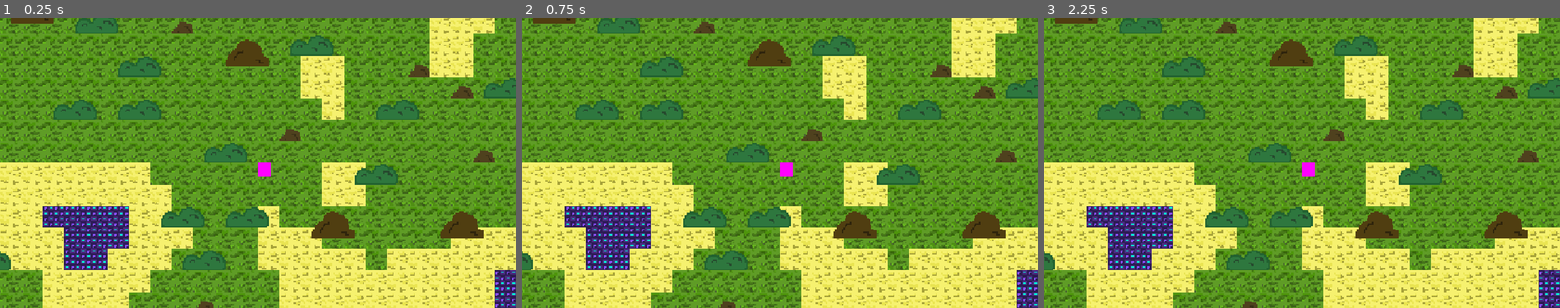
Above: before the commit, frames 1-3 (left to right).
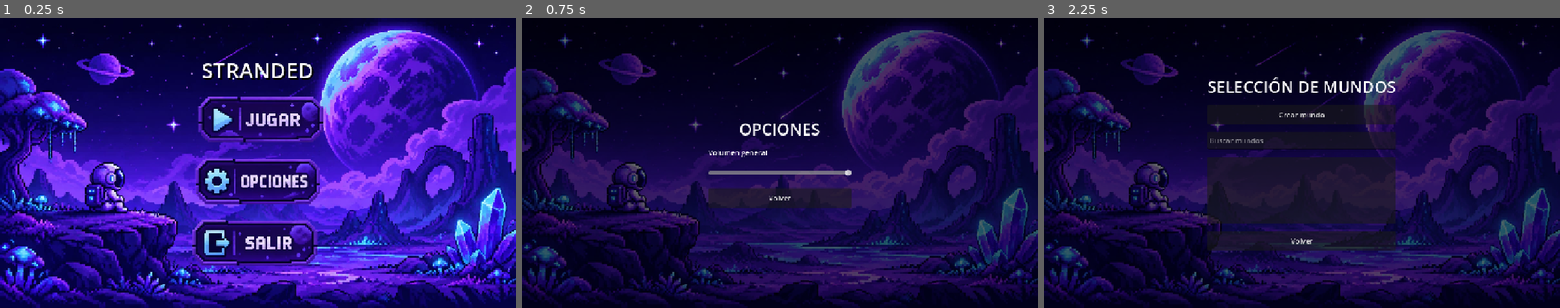
Above: after the commit, the same moments.

Repository: sophsana/Videojuego
Game: Godot game, scene res://escenas/interfaz/menu_principal.tscn
The game is run twice, just before and just after one commit, with the same random seed, the same clock (stepped at 60 frames per second) and the same inputs. Before the commit the project starts from res://escenas/mundo.tscn.
Inputs (mouse positions are in pixels of both pictures, inside the frame that each line leads up to):
- Up to frame 1 (0.25 s): no input
- Up to frame 2 (0.75 s): click (780, 180) at 0.52 s
- Up to frame 3 (2.25 s): click (1302, 197) at 1.25 s, where only the run after the commit has a clickable "Volver"; click (1302, 119) at 2.02 s

The runs differ from the first frame. In frame 1, 100% of the frame differs, in the area x 0-100%, y 0-100%; in frame 2, 100%; in frame 3, 100%.

Commit message:
feat(ui): implement Stranded main menu and navigation

Diff:
--- /dev/null
+++ b/escenas/interfaz/menu_principal.tscn
@@ -0,0 +1,114 @@
+[gd_scene load_steps=13 format=3 uid="uid://bvqk1yl6nlcak"]
+
+[ext_resource type="Script" path="res://script/interfaz/menu_principal.gd" id="1_script"]
+[ext_resource type="Texture2D" path="res://recursos_interfaz/fondos/fondo_interfaz_inicio.jpeg" id="2_fondo"]
+[ext_resource type="Texture2D" path="res://recursos_interfaz/botones/botones_group.png" id="3_botones"]
+
+[sub_resource type="AtlasTexture" id="JugarNormal"]
+atlas = ExtResource("3_botones")
+region = Rect2(0, 109, 360, 137)
+
+[sub_resource type="AtlasTexture" id="JugarHover"]
+atlas = ExtResource("3_botones")
+region = Rect2(0, 299, 360, 137)
+
+[sub_resource type="AtlasTexture" id="JugarPressed"]
+atlas = ExtResource("3_botones")
+region = Rect2(0, 489, 360, 137)
+
+[sub_resource type="AtlasTexture" id="OpcionesNormal"]
+atlas = ExtResource("3_botones")
+region = Rect2(360, 109, 360, 137)
+
+[sub_resource type="AtlasTexture" id="OpcionesHover"]
+atlas = ExtResource("3_botones")
+region = Rect2(360, 299, 360, 137)
+
+[sub_resource type="AtlasTexture" id="OpcionesPressed"]
+atlas = ExtResource("3_botones")
+region = Rect2(360, 489, 360, 137)
+
+[sub_resource type="AtlasTexture" id="SalirNormal"]
+atlas = ExtResource("3_botones")
+region = Rect2(720, 109, 360, 137)
+
+[sub_resource type="AtlasTexture" id="SalirHover"]
+atlas = ExtResource("3_botones")
+region = Rect2(720, 299, 360, 137)
+
+[sub_resource type="AtlasTexture" id="SalirPressed"]
+atlas = ExtResource("3_botones")
+region = Rect2(720, 489, 360, 137)
+
+[node name="MenuPrincipal" type="Control" unique_id=1984889271]
+layout_mode = 3
+anchors_preset = 15
+anchor_right = 1.0
+anchor_bottom = 1.0
+grow_horizontal = 2
+grow_vertical = 2
+texture_filter = 1
+script = ExtResource("1_script")
+
+[node name="Fondo" type="TextureRect" parent="." unique_id=391538371]
+layout_mode = 1
+anchors_preset = 15
+anchor_right = 1.0
+anchor_bottom = 1.0
+grow_horizontal = 2
+grow_vertical = 2
+mouse_filter = 2
+texture = ExtResource("2_fondo")
+expand_mode = 1
+stretch_mode = 6
+
+[node name="Centro" type="CenterContainer" parent="." unique_id=950815639]
+layout_mode = 1
+anchors_preset = 15
+anchor_right = 1.0
+anchor_bottom = 1.0
+grow_horizontal = 2
+grow_vertical = 2
+
+[node name="Contenido" type="VBoxContainer" parent="Centro" unique_id=707235843]
+layout_mode = 2
+theme_override_constants/separation = 16
+
+[node name="Titulo" type="Label" parent="Centro/Contenido" unique_id=443391093]
+custom_minimum_size = Vector2(320, 56)
+layout_mode = 2
+focus_mode = 2
+theme_override_font_sizes/font_size = 48
+theme_override_colors/font_shadow_color = Color(0, 0, 0, 1)
+theme_override_constants/shadow_offset_x = 3
+theme_override_constants/shadow_offset_y = 3
+text = "STRANDED"
+horizontal_alignment = 1
+vertical_alignment = 1
+
+[node name="Jugar" type="TextureButton" parent="Centro/Contenido" unique_id=68068351]
+custom_minimum_size = Vector2(320, 122)
+layout_mode = 2
+texture_normal = SubResource("JugarNormal")
+texture_pressed = SubResource("JugarPressed")
+texture_hover = SubResource("JugarHover")
+ignore_texture_size = true
+stretch_mode = 5
+
+[node name="Opciones" type="TextureButton" parent="Centro/Contenido" unique_id=1313383452]
+custom_minimum_size = Vector2(320, 122)
+layout_mode = 2
+texture_normal = SubResource("OpcionesNormal")
+texture_pressed = SubResource("OpcionesPressed")
+texture_hover = SubResource("OpcionesHover")
+ignore_texture_size = true
+stretch_mode = 5
+
+[node name="Salir" type="TextureButton" parent="Centro/Contenido" unique_id=1769307869]
+custom_minimum_size = Vector2(320, 122)
+layout_mode = 2
+texture_normal = SubResource("SalirNormal")
+texture_pressed = SubResource("SalirPressed")
+texture_hover = SubResource("SalirHover")
+ignore_texture_size = true
+stretch_mode = 5
--- /dev/null
+++ b/escenas/interfaz/opciones.tscn
@@ -0,0 +1,62 @@
+[gd_scene load_steps=3 format=3]
+
+[ext_resource type="Script" path="res://script/interfaz/opciones.gd" id="1_script"]
+[ext_resource type="Texture2D" path="res://recursos_interfaz/fondos/fondo_interfaz_inicio.jpeg" id="2_fondo"]
+
+[node name="Opciones" type="Control"]
+layout_mode = 3
+anchors_preset = 15
+anchor_right = 1.0
+anchor_bottom = 1.0
+grow_horizontal = 2
+grow_vertical = 2
+texture_filter = 1
+script = ExtResource("1_script")
+
+[node name="Fondo" type="TextureRect" parent="."]
+layout_mode = 1
+anchors_preset = 15
+anchor_right = 1.0
+anchor_bottom = 1.0
+grow_horizontal = 2
+grow_vertical = 2
+mouse_filter = 2
+texture = ExtResource("2_fondo")
+expand_mode = 1
+stretch_mode = 6
+modulate = Color(0.4, 0.4, 0.4, 1)
+
+[node name="Centro" type="CenterContainer" parent="."]
+layout_mode = 1
+anchors_preset = 15
+anchor_right = 1.0
+anchor_bottom = 1.0
+grow_horizontal = 2
+grow_vertical = 2
+
+[node name="Contenido" type="VBoxContainer" parent="Centro"]
+custom_minimum_size = Vector2(320, 0)
+layout_mode = 2
+theme_override_constants/separation = 16
+
+[node name="Titulo" type="Label" parent="Centro/Contenido"]
+layout_mode = 2
+theme_override_font_sizes/font_size = 36
+text = "OPCIONES"
+horizontal_alignment = 1
+
+[node name="EtiquetaVolumen" type="Label" parent="Centro/Contenido"]
+layout_mode = 2
+text = "Volumen general"
+
+[node name="Volumen" type="HSlider" parent="Centro/Contenido"]
+custom_minimum_size = Vector2(0, 36)
+layout_mode = 2
+max_value = 1.0
+step = 0.01
+value = 1.0
+
+[node name="Volver" type="Button" parent="Centro/Contenido"]
+custom_minimum_size = Vector2(0, 44)
+layout_mode = 2
+text = "Volver"
--- /dev/null
+++ b/escenas/interfaz/seleccion_mundos.tscn
@@ -0,0 +1,66 @@
+[gd_scene load_steps=3 format=3]
+
+[ext_resource type="Script" path="res://script/interfaz/seleccion_mundos.gd" id="1_script"]
+[ext_resource type="Texture2D" path="res://recursos_interfaz/fondos/fondo_interfaz_inicio.jpeg" id="2_fondo"]
+
+[node name="SeleccionMundos" type="Control"]
+layout_mode = 3
+anchors_preset = 15
+anchor_right = 1.0
+anchor_bottom = 1.0
+grow_horizontal = 2
+grow_vertical = 2
+texture_filter = 1
+script = ExtResource("1_script")
+
+[node name="Fondo" type="TextureRect" parent="."]
+layout_mode = 1
+anchors_preset = 15
+anchor_right = 1.0
+anchor_bottom = 1.0
+grow_horizontal = 2
+grow_vertical = 2
+mouse_filter = 2
+texture = ExtResource("2_fondo")
+expand_mode = 1
+stretch_mode = 6
+modulate = Color(0.4, 0.4, 0.4, 1)
+
+[node name="Centro" type="CenterContainer" parent="."]
+layout_mode = 1
+anchors_preset = 15
+anchor_right = 1.0
+anchor_bottom = 1.0
+grow_horizontal = 2
+grow_vertical = 2
+
+[node name="Contenido" type="VBoxContainer" parent="Centro"]
+custom_minimum_size = Vector2(360, 0)
+layout_mode = 2
+theme_override_constants/separation = 16
+
+[node name="Titulo" type="Label" parent="Centro/Contenido"]
+layout_mode = 2
+theme_override_font_sizes/font_size = 36
+text = "SELECCIÓN DE MUNDOS"
+horizontal_alignment = 1
+
+[node name="CrearMundo" type="Button" parent="Centro/Contenido"]
+custom_minimum_size = Vector2(0, 44)
+layout_mode = 2
+text = "Crear mundo"
+
+[node name="Busqueda" type="LineEdit" parent="Centro/Contenido"]
+custom_minimum_size = Vector2(0, 40)
+layout_mode = 2
+placeholder_text = "Buscar mundos"
+
+[node name="MundosGuardados" type="ItemList" parent="Centro/Contenido"]
+custom_minimum_size = Vector2(0, 150)
+layout_mode = 2
+tooltip_text = "Todavía no hay mundos guardados."
+
+[node name="Volver" type="Button" parent="Centro/Contenido"]
+custom_minimum_size = Vector2(0, 44)
+layout_mode = 2
+text = "Volver"
--- a/project.godot
+++ b/project.godot
@@ -11,7 +11,7 @@
 [application]
 
 config/name="juego (pt1simuladormundo)"
-run/main_scene="uid://bd7npivbhaona"
+run/main_scene="res://escenas/interfaz/menu_principal.tscn"
 config/features=PackedStringArray("4.7", "GL Compatibility")
 config/icon="res://icon.svg"
 
--- /dev/null
+++ b/script/interfaz/menu_principal.gd
@@ -0,0 +1,19 @@
+extends Control
+
+
+func _ready() -> void:
+	$Centro/Contenido/Jugar.pressed.connect(_jugar)
+	$Centro/Contenido/Opciones.pressed.connect(_opciones)
+	$Centro/Contenido/Salir.pressed.connect(_salir)
+
+
+func _jugar() -> void:
+	get_tree().change_scene_to_file("res://escenas/interfaz/seleccion_mundos.tscn")
+
+
+func _opciones() -> void:
+	get_tree().change_scene_to_file("res://escenas/interfaz/opciones.tscn")
+
+
+func _salir() -> void:
+	get_tree().quit()
--- /dev/null
+++ b/script/interfaz/opciones.gd
@@ -0,0 +1,16 @@
+extends Control
+
+
+func _ready() -> void:
+	var volumen: HSlider = $Centro/Contenido/Volumen
+	volumen.value = AudioServer.get_bus_volume_linear(0)
+	volumen.value_changed.connect(_cambiar_volumen)
+	$Centro/Contenido/Volver.pressed.connect(_volver)
+
+
+func _cambiar_volumen(valor: float) -> void:
+	AudioServer.set_bus_volume_linear(0, valor)
+
+
+func _volver() -> void:
+	get_tree().change_scene_to_file("res://escenas/interfaz/menu_principal.tscn")
--- /dev/null
+++ b/script/interfaz/seleccion_mundos.gd
@@ -0,0 +1,14 @@
+extends Control
+
+
+func _ready() -> void:
+	$Centro/Contenido/CrearMundo.pressed.connect(_crear_mundo)
+	$Centro/Contenido/Volver.pressed.connect(_volver)
+
+
+func _crear_mundo() -> void:
+	get_tree().change_scene_to_file("res://escenas/mundo.tscn")
+
+
+func _volver() -> void:
+	get_tree().change_scene_to_file("res://escenas/interfaz/menu_principal.tscn")
Binary file added: recursos_interfaz/botones/botones_group.png
Not shown, added: recursos_interfaz/botones/botones_group.png.import
Binary file added: recursos_interfaz/fondos/fondo_interfaz_inicio.jpeg
Not shown, added: recursos_interfaz/fondos/fondo_interfaz_inicio.jpeg.import
Not shown, added: script/interfaz/menu_principal.gd.uid
Not shown, added: script/interfaz/opciones.gd.uid
Not shown, added: script/interfaz/seleccion_mundos.gd.uid
